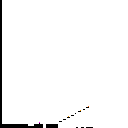
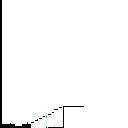
Layer changes from the first 128 x 128 image to the second:
painted on "图层 1" over [10,106,93,128]
